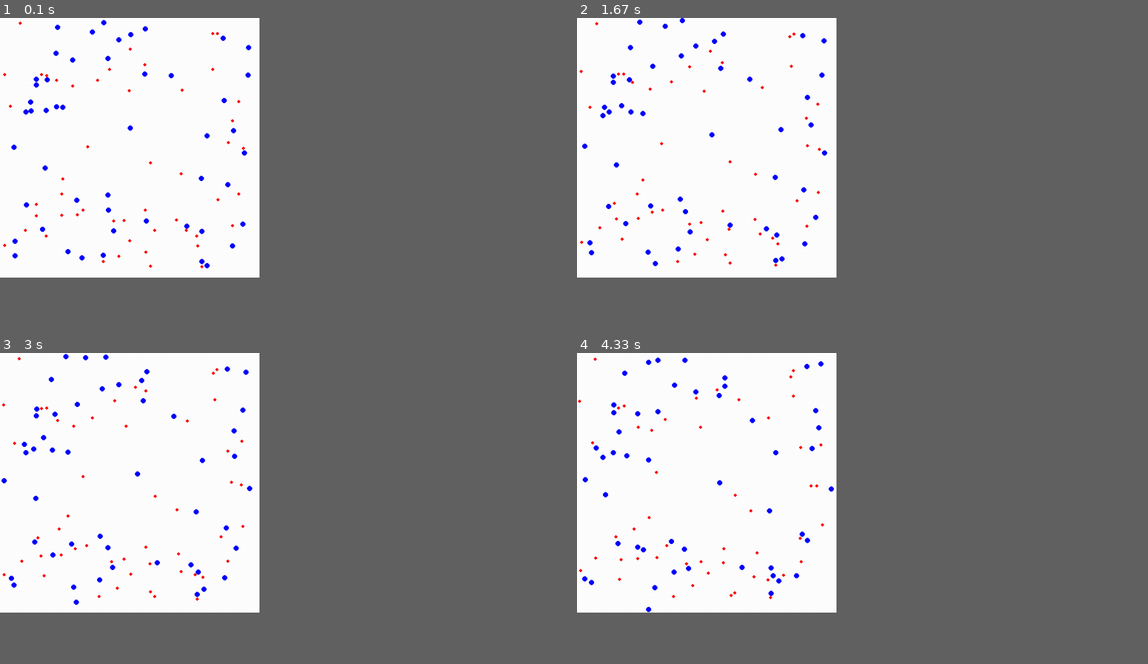
Above: before the commit, frames 1-4 (two rows, left to right).
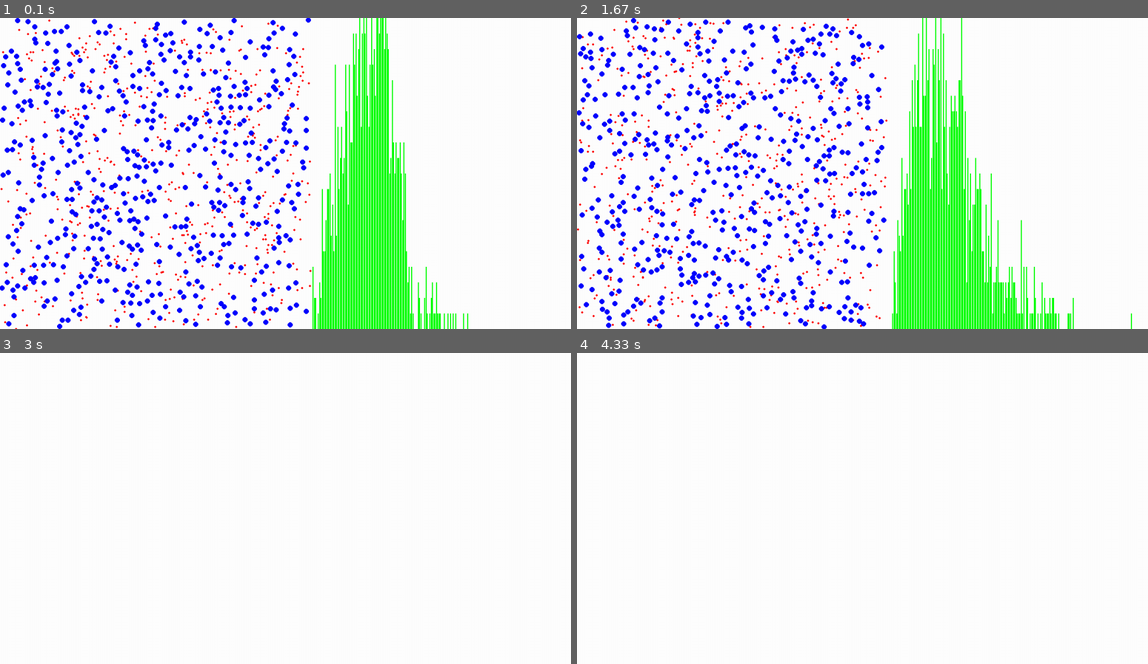
Above: after the commit, the same moments.

Repository: guilhermeilum/CQ
Game: pygame game, started from projeto_pygame.py
Same seed, same stepped clock (60 frames per second), same inputs: the game is played once before the commit and once after it.
Inputs:
- Up to frame 1 (0.1 s): no input
- Up to frame 2 (1.67 s): tap + at 0.33 s; tap Space at 0.67 s; tap - at 1 s; hold H from 1.33 s (still down)
- Up to frame 3 (3 s): release H at 1.8 s; hold D 1.83-2.3 s; tap Space at 2.33, 2.67 s
- Up to frame 4 (4.33 s): tap Space every 0.33 s from 3 to 4 s
In our replay, the window is 409x409 before the commit and 900x490 after it. These sizes can differ from the game's own. Grey fills any space a smaller window leaves; there, only what the larger window draws over its background counts as a difference.

The runs differ from the first frame. In frame 1, 20% of the frame differs, in the area x 0-82%, y 0-100%; in frame 2, 21%, in the area x 0-98%, y 0-100%; in frame 3, 1.0%; in frame 4, 1.0%.

Commit message:
Colisão correta

Diff:
--- a/projeto_pygame.py
+++ b/projeto_pygame.py
@@ -8,48 +8,35 @@
 
 pygame.init()
 
-WINDOW_WIDTH, WINDOW_HEIGHT = 500, 500
-window = pygame.display.set_mode((WINDOW_WIDTH, WINDOW_HEIGHT))
+WINDOW_WIDTH, WINDOW_HEIGHT = 600, 600
+x_grafico = 500
+window = pygame.display.set_mode((WINDOW_WIDTH + x_grafico, WINDOW_HEIGHT))
 pygame.display.set_caption("Partículas")
 
 
-NUMERO_MOLECULAS = 100
-
-FPS = 300
-
-VEL = 0.1
-RAIO = 3
+NUMERO_MOLECULAS = 1000
+
+
+VEL = 30
+RAIO = 2
 MASSA = 1
 
-VEL1 = 0.2
+VEL1 = 30
 RAIO1 = 5
-MASSA1 = 10
-
-
-raio_maior = max(RAIO,RAIO1)
+MASSA1 = 3
+
+DT = 0.1
+
+vel_maxima = max(VEL, VEL1)
+
+raio_maior = max(RAIO, RAIO1)
 raio_maior *= 2
 
+barra_cor = (0, 255, 0)
 
 METADE = NUMERO_MOLECULAS // 2
 
-x_list = list(np.arange(raio_maior, WINDOW_WIDTH - raio_maior, raio_maior))
-y_list = list(np.arange(raio_maior, WINDOW_HEIGHT - raio_maior, raio_maior))
-
-cordenadas_possiveis = []
-
-for _ in range(NUMERO_MOLECULAS):
-    escolha1 = random.choice(x_list)
-    escolha2 = random.choice(y_list)
-    comb = (escolha1, escolha2)  # Cria a combinação escolhida
-
-    # Verifica se a combinação já foi escolhida anteriormente
-    while comb in cordenadas_possiveis:
-        escolha1 = random.choice(x_list)
-        escolha2 = random.choice(y_list)
-        comb = (escolha1, escolha2)
-
-    # Adiciona a combinação escolhida ao conjunto de combinações escolhidas
-    cordenadas_possiveis.append(comb)
+cordenadas_possiveis = [(1.0, 1.0) for _ in range(NUMERO_MOLECULAS)]
 
 cordenadas_possiveis1 = cordenadas_possiveis[:METADE]
 cordenadas_possiveis2 = cordenadas_possiveis[METADE:]
@@ -69,17 +56,30 @@
         self.massa = mass
 
     def move(self):
-        self.x += self.speed_x
-        self.y += self.speed_y
+        self.x += self.speed_x * DT
+        self.y += self.speed_y * DT
 
     def draw(self):
         pygame.draw.circle(window, self.color, (self.x, self.y), self.radius)
 
     def colisão_parede(self):
-        if (self.x - self.radius) <= 0 or (self.x + self.radius) >= WINDOW_WIDTH:
+        x_novo = self.x + self.speed_x * DT
+        y_novo = self.y + self.speed_y * DT
+
+        afasta_0_x = x_novo > self.x
+        afasta_0_y = y_novo > self.y
+
+        afasta_f_x = x_novo < self.x
+        afasta_f_y = y_novo < self.y
+
+        if ((self.x - self.radius) <= 0 and not afasta_0_x) or (
+            (self.x + self.radius) >= WINDOW_WIDTH and not afasta_f_x
+        ):
             self.speed_x *= -1
 
-        if (self.y - self.radius) <= 0 or (self.y + self.radius) >= WINDOW_HEIGHT:
+        if ((self.y - self.radius) <= 0 and not afasta_0_y) or (
+            (self.y + self.radius) >= WINDOW_HEIGHT and not afasta_f_y
+        ):
             self.speed_y *= -1
 
 
@@ -88,41 +88,67 @@
         distancia = math.sqrt((mol1.x - mol2.x) ** 2 + (mol1.y - mol2.y) ** 2)
 
         if distancia <= (mol1.radius + mol2.radius):
-            delta_r = (mol1.x - mol2.x, mol1.y - mol2.y)
-
-            delta_v = (mol1.speed_x - mol2.speed_x, mol1.speed_y - mol2.speed_y)
-
-            produto_interno = delta_v[0] * delta_r[0] + delta_v[1] * delta_r[1]
-
-            j = (2 * mol2.massa * mol1.massa * produto_interno) / (
-                distancia * (mol2.massa + mol1.massa)
+            distancia_futura = math.sqrt(
+                ((mol1.x + mol1.speed_x * DT) - (mol2.x + mol2.speed_x * DT)) ** 2
+                + ((mol1.y + mol1.speed_y * DT) - (mol2.y + mol2.speed_y * DT)) ** 2
             )
-
-            j_x = (j * delta_r[0]) / distancia
-            j_y = (j * delta_r[1]) / distancia
-
-
-            vel_media1 = math.sqrt(mol1.speed_x**2+mol1.speed_y**2)
-            vel_media2 = math.sqrt(mol2.speed_x**2+mol2.speed_y**2)
-
-            list_vel.remove(vel_media1)
-            list_vel.remove(vel_media2)
-
-            mol2.speed_x += j_x / mol2.massa
-            mol2.speed_y += j_y / mol2.massa
-
-            mol1.speed_x -= j_x / mol1.massa
-            mol1.speed_y -= j_y / mol1.massa
-
-            vel_media1 = math.sqrt(mol1.speed_x**2+mol1.speed_y**2)
-            vel_media2 = math.sqrt(mol2.speed_x**2+mol2.speed_y**2)
-
-            list_vel.append(vel_media1)
-            list_vel.append(vel_media2)
+            aproximando = distancia_futura < distancia
+            if aproximando:
+                delta_r = (mol1.x - mol2.x, mol1.y - mol2.y)
+
+                delta_v = (mol1.speed_x - mol2.speed_x, mol1.speed_y - mol2.speed_y)
+
+                produto_interno = delta_v[0] * delta_r[0] + delta_v[1] * delta_r[1]
+
+                j = (2 * mol2.massa * mol1.massa * produto_interno) / (
+                    distancia * (mol2.massa + mol1.massa)
+                )
+
+                j_x = (j * delta_r[0]) / distancia
+                j_y = (j * delta_r[1]) / distancia
+
+                vel_media1 = math.sqrt(mol1.speed_x**2 + mol1.speed_y**2)
+                vel_media2 = math.sqrt(mol2.speed_x**2 + mol2.speed_y**2)
+
+                list_vel.remove(vel_media1)
+                list_vel.remove(vel_media2)
+
+                mol2.speed_x += j_x / mol2.massa
+                mol2.speed_y += j_y / mol2.massa
+
+                mol1.speed_x -= j_x / mol1.massa
+                mol1.speed_y -= j_y / mol1.massa
+
+                vel_media1 = math.sqrt(mol1.speed_x**2 + mol1.speed_y**2)
+                vel_media2 = math.sqrt(mol2.speed_x**2 + mol2.speed_y**2)
+
+                list_vel.append(vel_media1)
+                list_vel.append(vel_media2)
+
+
+def hist(lista_vel, maxima):
+    bins = 200
+    hist, _ = np.histogram(lista_vel, bins=bins, range=(0, maxima*2.5))
+    bin_width = x_grafico/bins
+
+    # Desenhar o histograma
+    for i, count in enumerate(hist):
+
+        bar_height = int((count / 20) * WINDOW_HEIGHT)
+
+        bar_rect = pygame.Rect(
+            WINDOW_WIDTH + (i * bin_width),
+            WINDOW_HEIGHT - bar_height,
+            bin_width,
+            bar_height,
+        )
+        pygame.draw.rect(window, barra_cor, bar_rect)
 
 
 def main():
     pausa = False
+    v_hist = True
+    desenha = True
 
     particulas = [
         Particle(
@@ -146,10 +172,29 @@
                 (0, 0, 255),
             )
         )
-
-    list_vel_media = [math.sqrt(p.speed_x**2+p.speed_y**2) for p in particulas]
+    for i in range(len(particulas)):
+        while True:
+            colidem = False
+            x = random.uniform(10, WINDOW_HEIGHT - 10)
+            y = random.uniform(10, WINDOW_WIDTH - 10)
+
+            for j in range(len(particulas)):
+                if j != i:
+                    D = ((x - particulas[j].x) ** 2 + (y - particulas[j].y) ** 2) ** (
+                        1 / 2
+                    )
+                    if D <= (particulas[i].radius + particulas[j].radius):
+                        colidem = True
+            if not colidem:
+                break
+        particulas[i].x = x
+        particulas[i].y = y
+    list_vel_media = [math.sqrt(p.speed_x**2 + p.speed_y**2) for p in particulas]
+    maxima_vel_media = max(list_vel_media)
 
     clock = pygame.time.Clock()
+    fps = 60
+
 
     while True:
         for event in pygame.event.get():
@@ -159,17 +204,30 @@
             elif event.type == pygame.KEYDOWN:
                 if event.key == pygame.K_SPACE:
                     pausa = not pausa
+                elif event.key == pygame.K_h:
+                    v_hist = not v_hist
+                elif event.key == pygame.K_PLUS or event.key == pygame.K_KP_PLUS or event.key == pygame.K_EQUALS:
+                    fps += 10
+                    print(fps)
+                elif (event.key == pygame.K_MINUS or event.key == pygame.K_KP_MINUS):
+                    fps = max(10, fps - 10)
+                    print(fps)
+                elif event.key == pygame.K_d:
+                    desenha = not desenha
 
         if not pausa:
             window.fill(WHITE)
+            if v_hist:
+                hist(list_vel_media,maxima_vel_media)
             colisões_mol(particulas, list_vel_media)
             for particle in particulas:
                 particle.move()
                 particle.colisão_parede()
-                particle.draw()
+                if desenha:
+                    particle.draw()
 
             pygame.display.flip()
-            clock.tick(FPS)
+            clock.tick(fps)
 
 
 if __name__ == "__main__":
